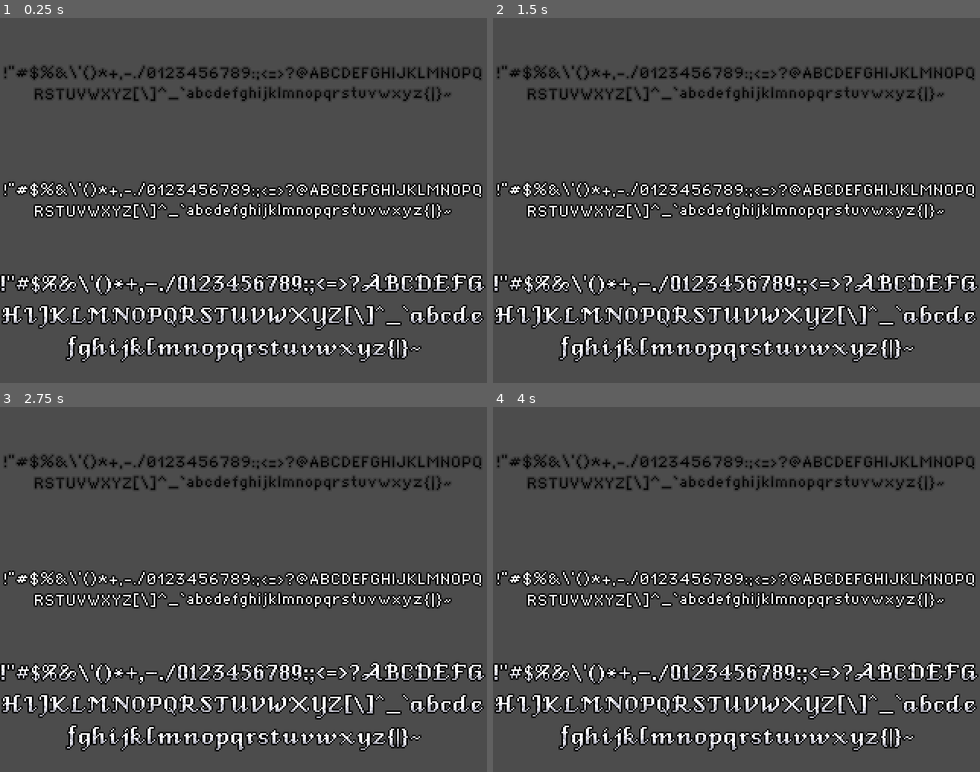
Above: before the commit, frames 1-4 (two rows, left to right).
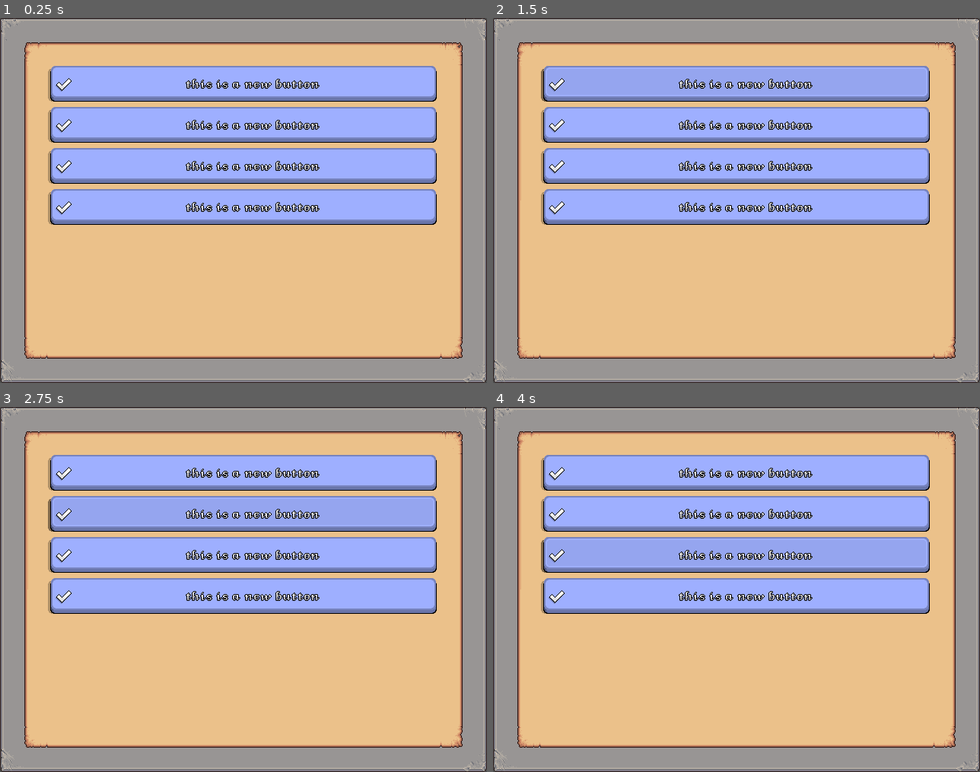
Above: after the commit, the same moments.

Repository: rakkarage/PixelInterface
Game: Godot game, scene res://Control.tscn
Same seed, same stepped clock (60 frames per second), same inputs: the game is played once before the commit and once after it. Before the commit the project starts from res://Fonts.tscn.
Inputs (mouse positions are in pixels of both pictures, inside the frame that each line leads up to):
- Up to frame 1 (0.25 s): no input
- Up to frame 2 (1.5 s): click (736, 83) at 0.5 s, where only the run after the commit has a clickable "this is a new button"; click (736, 83) at 1.25 s, where only the run after the commit has a clickable "this is a new button"
- Up to frame 3 (2.75 s): click (243, 516) at 2 s, where only the run after the commit has a clickable "this is a new button"
- Up to frame 4 (4 s): click (736, 516) at 2.75 s, where only the run after the commit has a clickable "this is a new button"; click (736, 556) at 3.5 s, where only the run after the commit has a clickable "this is a new button"

The runs differ from the first frame. In frame 1, 100% of the frame differs, in the area x 0-100%, y 0-100%; in frame 2, 100%; in frame 3, 100%; in frame 4, 100%.

Commit message:
x

Diff:
--- /dev/null
+++ b/Control.tscn
@@ -0,0 +1,63 @@
+[gd_scene load_steps=3 format=2]
+
+[ext_resource path="res://Sprite/Yes.png" type="Texture" id=1]
+[ext_resource path="res://Theme.tres" type="Theme" id=2]
+
+[node name="Control" type="Control"]
+anchor_right = 1.0
+anchor_bottom = 1.0
+theme = ExtResource( 2 )
+__meta__ = {
+"_edit_use_anchors_": false
+}
+
+[node name="Panel" type="Panel" parent="."]
+anchor_right = 1.0
+anchor_bottom = 1.0
+__meta__ = {
+"_edit_use_anchors_": false
+}
+
+[node name="PanelContainer" type="PanelContainer" parent="Panel"]
+anchor_right = 1.0
+anchor_bottom = 1.0
+margin_left = 32.0
+margin_top = 32.0
+margin_right = -32.0
+margin_bottom = -32.0
+__meta__ = {
+"_edit_use_anchors_": false
+}
+
+[node name="VBoxContainer" type="VBoxContainer" parent="Panel/PanelContainer"]
+margin_left = 31.0
+margin_top = 31.0
+margin_right = 545.0
+margin_bottom = 385.0
+
+[node name="Button" type="Button" parent="Panel/PanelContainer/VBoxContainer"]
+margin_right = 514.0
+margin_bottom = 50.0
+text = "this is a new button"
+icon = ExtResource( 1 )
+
+[node name="Button2" type="Button" parent="Panel/PanelContainer/VBoxContainer"]
+margin_top = 54.0
+margin_right = 514.0
+margin_bottom = 104.0
+text = "this is a new button"
+icon = ExtResource( 1 )
+
+[node name="Button3" type="Button" parent="Panel/PanelContainer/VBoxContainer"]
+margin_top = 108.0
+margin_right = 514.0
+margin_bottom = 158.0
+text = "this is a new button"
+icon = ExtResource( 1 )
+
+[node name="Button4" type="Button" parent="Panel/PanelContainer/VBoxContainer"]
+margin_top = 162.0
+margin_right = 514.0
+margin_bottom = 212.0
+text = "this is a new button"
+icon = ExtResource( 1 )
--- a/Theme.tres
+++ b/Theme.tres
@@ -1,62 +1,19 @@
-[gd_resource type="Theme" load_steps=13 format=2]
+[gd_resource type="Theme" load_steps=12 format=2]
 
-[ext_resource path="res://Sprite/Stone.png" type="Texture" id=1]
-[ext_resource path="res://Sprite/Button2.png" type="Texture" id=2]
-[ext_resource path="res://Sprite/Button1.png" type="Texture" id=3]
-[ext_resource path="res://Sprite/Button0.png" type="Texture" id=4]
+[ext_resource path="res://Theme/ButtonNormal.tres" type="StyleBox" id=1]
+[ext_resource path="res://Theme/EditFocus.tres" type="StyleBox" id=2]
+[ext_resource path="res://Theme/ButtonPresssed.tres" type="StyleBox" id=3]
+[ext_resource path="res://Theme/ButtonHover.tres" type="StyleBox" id=4]
 [ext_resource path="res://Font/Venice.fnt" type="BitmapFont" id=5]
+[ext_resource path="res://Theme/ButtonFocus.tres" type="StyleBox" id=6]
+[ext_resource path="res://Theme/Stone.tres" type="StyleBox" id=7]
+[ext_resource path="res://Theme/Paper.tres" type="StyleBox" id=8]
+[ext_resource path="res://Theme/ButtonDisabled.tres" type="StyleBox" id=9]
+[ext_resource path="res://Theme/EditNormal.tres" type="StyleBox" id=10]
+[ext_resource path="res://Theme/EditReadOnly.tres" type="StyleBox" id=11]
 
-[sub_resource type="StyleBoxTexture" id=1]
-texture = ExtResource( 3 )
-region_rect = Rect2( 0, 0, 32, 32 )
-margin_left = 10.0
-margin_right = 10.0
-margin_top = 14.0
-margin_bottom = 14.0
 
-[sub_resource type="StyleBoxTexture" id=2]
-texture = ExtResource( 4 )
-region_rect = Rect2( 0, 0, 32, 32 )
-margin_left = 10.0
-margin_right = 10.0
-margin_top = 14.0
-margin_bottom = 14.0
 
-[sub_resource type="StyleBoxTexture" id=3]
-texture = ExtResource( 4 )
-region_rect = Rect2( 0, 0, 32, 32 )
-margin_left = 10.0
-margin_right = 10.0
-margin_top = 14.0
-margin_bottom = 14.0
-
-[sub_resource type="StyleBoxTexture" id=4]
-texture = ExtResource( 3 )
-region_rect = Rect2( 0, 0, 32, 32 )
-margin_left = 10.0
-margin_right = 10.0
-margin_top = 14.0
-margin_bottom = 14.0
-
-[sub_resource type="StyleBoxTexture" id=5]
-texture = ExtResource( 2 )
-region_rect = Rect2( 0, 0, 32, 32 )
-margin_left = 10.0
-margin_right = 10.0
-margin_top = 14.0
-margin_bottom = 14.0
-
-[sub_resource type="StyleBoxTexture" id=6]
-texture = ExtResource( 2 )
-region_rect = Rect2( 0, 0, 32, 32 )
-
-[sub_resource type="StyleBoxTexture" id=7]
-texture = ExtResource( 1 )
-region_rect = Rect2( 0, 0, 64, 64 )
-margin_left = 30.0
-margin_right = 30.0
-margin_top = 30.0
-margin_bottom = 30.0
 
 [resource]
 default_font = ExtResource( 5 )
@@ -66,11 +23,11 @@
 Button/colors/font_color_pressed = Color( 1, 1, 1, 1 )
 Button/constants/hseparation = 2
 Button/fonts/font = null
-Button/styles/disabled = SubResource( 1 )
-Button/styles/focus = SubResource( 2 )
-Button/styles/hover = SubResource( 3 )
-Button/styles/normal = SubResource( 4 )
-Button/styles/pressed = SubResource( 5 )
+Button/styles/disabled = ExtResource( 9 )
+Button/styles/focus = ExtResource( 6 )
+Button/styles/hover = ExtResource( 4 )
+Button/styles/normal = ExtResource( 1 )
+Button/styles/pressed = ExtResource( 3 )
 CheckBox/colors/font_color = Color( 0.88, 0.88, 0.88, 1 )
 CheckBox/colors/font_color_disabled = Color( 0.9, 0.9, 0.9, 0.2 )
 CheckBox/colors/font_color_hover = Color( 0.94, 0.94, 0.94, 1 )
@@ -83,7 +40,7 @@
 CheckBox/icons/radio_checked = null
 CheckBox/icons/radio_unchecked = null
 CheckBox/icons/unchecked = null
-CheckBox/styles/disabled = SubResource( 6 )
+CheckBox/styles/disabled = null
 CheckBox/styles/focus = null
 CheckBox/styles/hover = null
 CheckBox/styles/hover_pressed = null
@@ -231,9 +188,9 @@
 LineEdit/constants/minimum_spaces = 12
 LineEdit/fonts/font = null
 LineEdit/icons/clear = null
-LineEdit/styles/focus = null
-LineEdit/styles/normal = null
-LineEdit/styles/read_only = null
+LineEdit/styles/focus = ExtResource( 2 )
+LineEdit/styles/normal = ExtResource( 10 )
+LineEdit/styles/read_only = ExtResource( 11 )
 LinkButton/colors/font_color = Color( 0.88, 0.88, 0.88, 1 )
 LinkButton/colors/font_color_hover = Color( 0.94, 0.94, 0.94, 1 )
 LinkButton/colors/font_color_pressed = Color( 1, 1, 1, 1 )
@@ -268,8 +225,8 @@
 OptionButton/styles/hover = null
 OptionButton/styles/normal = null
 OptionButton/styles/pressed = null
-Panel/styles/panel = SubResource( 7 )
-PanelContainer/styles/panel = null
+Panel/styles/panel = ExtResource( 7 )
+PanelContainer/styles/panel = ExtResource( 8 )
 PopupDialog/styles/panel = null
 PopupMenu/colors/font_color = Color( 0.88, 0.88, 0.88, 1 )
 PopupMenu/colors/font_color_accel = Color( 0.7, 0.7, 0.7, 0.8 )
--- /dev/null
+++ b/Theme/ButtonDisabled.tres
@@ -0,0 +1,12 @@
+[gd_resource type="StyleBoxTexture" load_steps=2 format=2]
+
+[ext_resource path="res://Sprite/Button1.png" type="Texture" id=1]
+
+[resource]
+texture = ExtResource( 1 )
+region_rect = Rect2( 0, 0, 32, 32 )
+margin_left = 10.0
+margin_right = 10.0
+margin_top = 14.0
+margin_bottom = 14.0
+modulate_color = Color( 0.623529, 0.690196, 1, 1 )
--- /dev/null
+++ b/Theme/ButtonFocus.tres
@@ -0,0 +1,12 @@
+[gd_resource type="StyleBoxTexture" load_steps=2 format=2]
+
+[ext_resource path="res://Sprite/Button0.png" type="Texture" id=1]
+
+[resource]
+texture = ExtResource( 1 )
+region_rect = Rect2( 0, 0, 32, 32 )
+margin_left = 10.0
+margin_right = 10.0
+margin_top = 14.0
+margin_bottom = 14.0
+modulate_color = Color( 0.623529, 0.690196, 1, 1 )
--- /dev/null
+++ b/Theme/ButtonHover.tres
@@ -0,0 +1,12 @@
+[gd_resource type="StyleBoxTexture" load_steps=2 format=2]
+
+[ext_resource path="res://Sprite/Button0.png" type="Texture" id=1]
+
+[resource]
+texture = ExtResource( 1 )
+region_rect = Rect2( 0, 0, 32, 32 )
+margin_left = 10.0
+margin_right = 10.0
+margin_top = 14.0
+margin_bottom = 14.0
+modulate_color = Color( 0.623529, 0.690196, 1, 1 )
--- /dev/null
+++ b/Theme/ButtonNormal.tres
@@ -0,0 +1,12 @@
+[gd_resource type="StyleBoxTexture" load_steps=2 format=2]
+
+[ext_resource path="res://Sprite/Button1.png" type="Texture" id=1]
+
+[resource]
+texture = ExtResource( 1 )
+region_rect = Rect2( 0, 0, 32, 32 )
+margin_left = 10.0
+margin_right = 10.0
+margin_top = 14.0
+margin_bottom = 14.0
+modulate_color = Color( 0.623529, 0.690196, 1, 1 )
--- /dev/null
+++ b/Theme/ButtonPresssed.tres
@@ -0,0 +1,12 @@
+[gd_resource type="StyleBoxTexture" load_steps=2 format=2]
+
+[ext_resource path="res://Sprite/Button2.png" type="Texture" id=1]
+
+[resource]
+texture = ExtResource( 1 )
+region_rect = Rect2( 0, 0, 32, 32 )
+margin_left = 10.0
+margin_right = 10.0
+margin_top = 14.0
+margin_bottom = 14.0
+modulate_color = Color( 0.623529, 0.690196, 1, 1 )
--- /dev/null
+++ b/Theme/EditFocus.tres
@@ -0,0 +1,12 @@
+[gd_resource type="StyleBoxTexture" load_steps=2 format=2]
+
+[ext_resource path="res://Sprite/Input.png" type="Texture" id=1]
+
+[resource]
+texture = ExtResource( 1 )
+region_rect = Rect2( 0, 0, 32, 32 )
+margin_left = 14.0
+margin_right = 14.0
+margin_top = 14.0
+margin_bottom = 14.0
+modulate_color = Color( 0.623529, 0.690196, 1, 0.501961 )
--- /dev/null
+++ b/Theme/EditNormal.tres
@@ -0,0 +1,12 @@
+[gd_resource type="StyleBoxTexture" load_steps=2 format=2]
+
+[ext_resource path="res://Sprite/Input.png" type="Texture" id=1]
+
+[resource]
+texture = ExtResource( 1 )
+region_rect = Rect2( 0, 0, 32, 32 )
+margin_left = 14.0
+margin_right = 14.0
+margin_top = 14.0
+margin_bottom = 14.0
+modulate_color = Color( 0.623529, 0.690196, 1, 1 )
--- /dev/null
+++ b/Theme/EditReadOnly.tres
@@ -0,0 +1,12 @@
+[gd_resource type="StyleBoxTexture" load_steps=2 format=2]
+
+[ext_resource path="res://Sprite/Input.png" type="Texture" id=1]
+
+[resource]
+texture = ExtResource( 1 )
+region_rect = Rect2( 0, 0, 32, 32 )
+margin_left = 14.0
+margin_right = 14.0
+margin_top = 14.0
+margin_bottom = 14.0
+modulate_color = Color( 0.623529, 0.690196, 1, 0.501961 )
--- /dev/null
+++ b/Theme/Paper.tres
@@ -0,0 +1,11 @@
+[gd_resource type="StyleBoxTexture" load_steps=2 format=2]
+
+[ext_resource path="res://Sprite/Paper.png" type="Texture" id=1]
+
+[resource]
+texture = ExtResource( 1 )
+region_rect = Rect2( 0, 0, 64, 64 )
+margin_left = 31.0
+margin_right = 31.0
+margin_top = 31.0
+margin_bottom = 31.0
--- /dev/null
+++ b/Theme/Stone.tres
@@ -0,0 +1,11 @@
+[gd_resource type="StyleBoxTexture" load_steps=2 format=2]
+
+[ext_resource path="res://Sprite/Stone.png" type="Texture" id=1]
+
+[resource]
+texture = ExtResource( 1 )
+region_rect = Rect2( 0, 0, 64, 64 )
+margin_left = 31.0
+margin_right = 31.0
+margin_top = 31.0
+margin_bottom = 31.0
--- a/project.godot
+++ b/project.godot
@@ -16,7 +16,7 @@
 [application]
 
 config/name="PixelInterface"
-run/main_scene="res://Fonts.tscn"
+run/main_scene="res://Control.tscn"
 
 [display]
 
